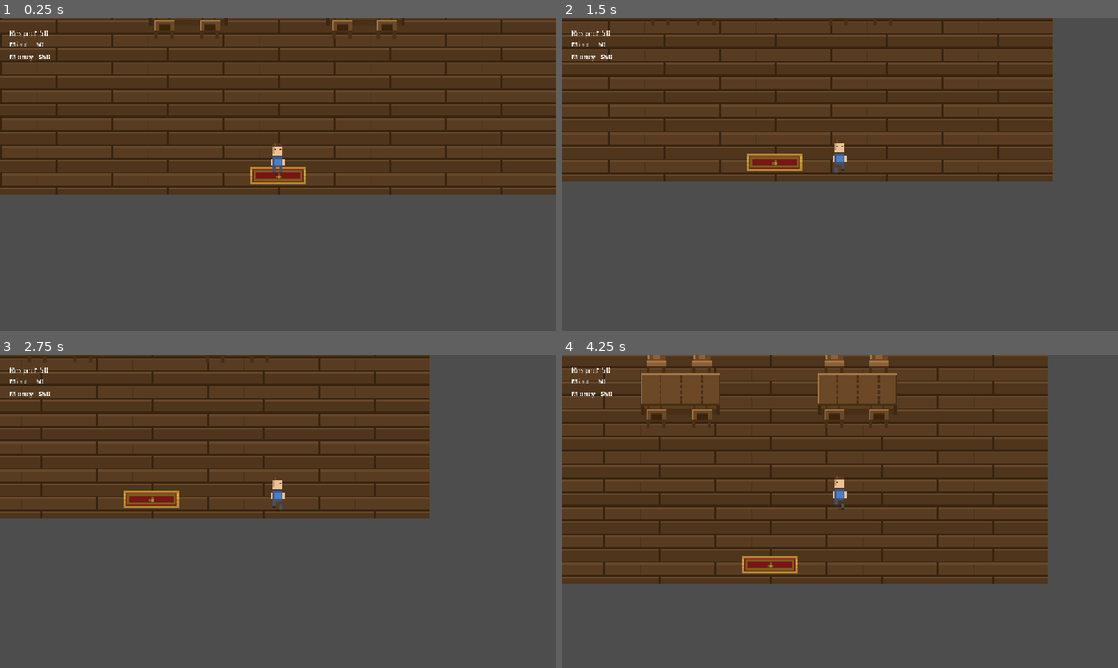
Above: before the commit, frames 1-4 (two rows, left to right).
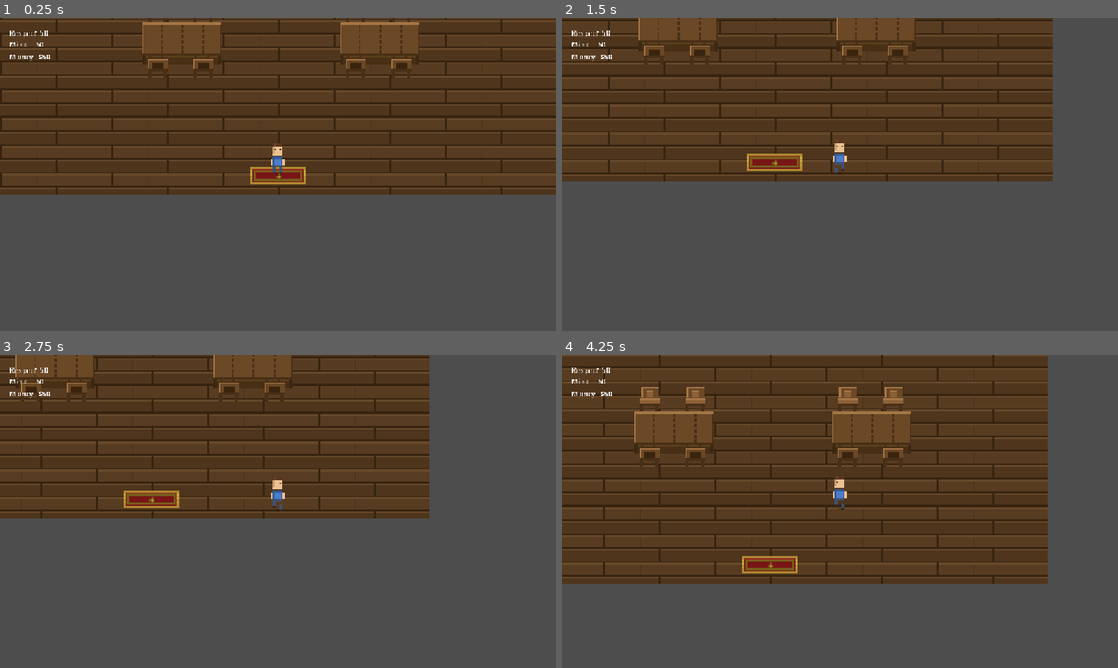
Above: after the commit, the same moments.

Repository: daniilbug/Drunkheads
Game: Godot game, scene res://scenes/hub/bar.tscn
Same seed, same stepped clock (60 frames per second), same inputs: the game is played once before the commit and once after it. This scene is started directly instead of the project's main scene.
Inputs:
- Up to frame 1 (0.25 s): no input
- Up to frame 2 (1.5 s): tap Enter at 0.5 s; hold D (right) 0.53-1.28 s; hold E (interact) 0.53-1.28 s; hold S (down) from 1.28 s (still down); tap E (interact) at 1.35 s
- Up to frame 3 (2.75 s): tap Space at 2 s; release S (down) at 2.03 s; hold D (right) from 2.03 s (still down); hold Q (take) from 2.03 s (still down); tap E (interact) at 2.3 s
- Up to frame 4 (4.25 s): release D (right) at 2.78 s; release Q (take) at 2.78 s; hold W (up) 2.78-3.53 s; tap E (interact) at 2.85 s; hold A (left) from 3.53 s (still down); hold E (interact) from 3.53 s (still down)

The runs differ from the first frame. In frame 1, 2.1% of the frame differs, in the area x 25-76%, y 0-20%; in frame 2, 1.2%; in frame 3, 1.2%; in frame 4, 4.2%, in the area x 13-63%, y 0-36%.

Commit message:
Add dance floor with controller

Diff:
--- a/scenes/hub/bar.tscn
+++ b/scenes/hub/bar.tscn
@@ -5,11 +5,13 @@
 [ext_resource type="PackedScene" uid="uid://b5mayw2wvyc5g" path="res://scenes/hub/welcome_zone.tscn" id="4_wulp6"]
 [ext_resource type="Texture2D" uid="uid://ck1whxc3d1w5c" path="res://assets/sprites/bar_bg.png" id="5_bar_bg"]
 [ext_resource type="PackedScene" uid="uid://bdl3xq7nt8huj" path="res://scenes/hub/bar/plant.tscn" id="5_fcf0i"]
+[ext_resource type="PackedScene" uid="uid://dck66yt4prbuv" path="res://scenes/hub/bar/dance_floor.tscn" id="5_sm57a"]
 [ext_resource type="Texture2D" uid="uid://bjjar8xskv6s1" path="res://assets/sprites/bar_floor.png" id="6_bar_floor"]
 [ext_resource type="PackedScene" uid="uid://fixpgx736rri" path="res://scenes/hub/bar/boombox.tscn" id="6_ml76i"]
 [ext_resource type="PackedScene" uid="uid://bcv5xmti8v4pp" path="res://scenes/hub/table.tscn" id="7_table_group"]
 [ext_resource type="PackedScene" uid="uid://wbgbdugtw7ni" path="res://scenes/hub/bar/table_football.tscn" id="8_5617e"]
 [ext_resource type="PackedScene" uid="uid://brrb1kdp2f7ys" path="res://scenes/hub/bar/neon_sign.tscn" id="8_m6do7"]
+[ext_resource type="PackedScene" uid="uid://dni4iowfhpsa3" path="res://scenes/hub/bar/dance_floor_controller.tscn" id="10_hh557"]
 [ext_resource type="PackedScene" uid="uid://ecv8ygkcr5r3" path="res://scenes/hub/bar/menu.tscn" id="11_kpgvg"]
 
 [sub_resource type="RectangleShape2D" id="RectangleShape2D_wallH"]
@@ -63,6 +65,9 @@
 [node name="WelcomeZone" parent="." unique_id=862362952 instance=ExtResource("4_wulp6")]
 position = Vector2(160.25, 316.75)
 
+[node name="DanceFloor" parent="." unique_id=549599653 instance=ExtResource("5_sm57a")]
+position = Vector2(161, 169.75)
+
 [node name="YSort" type="Node2D" parent="." unique_id=1256478703]
 y_sort_enabled = true
 
@@ -78,6 +83,9 @@
 [node name="Boombox" parent="YSort" unique_id=1333916304 instance=ExtResource("6_ml76i")]
 position = Vector2(177, 31.25)
 
+[node name="DanceFloorController" parent="YSort" unique_id=592976851 instance=ExtResource("10_hh557")]
+position = Vector2(97, 30.75)
+
 [node name="TableFootball" parent="YSort" unique_id=764347753 instance=ExtResource("8_5617e")]
 position = Vector2(283.25, 58.25)
 
@@ -85,22 +93,22 @@
 position = Vector2(178.75, 7.75)
 
 [node name="Table1" parent="YSort" unique_id=1278514681 instance=ExtResource("7_table_group")]
-position = Vector2(108.25, 93)
+position = Vector2(104.5, 101)
 
 [node name="Table2" parent="YSort" unique_id=2009390461 instance=ExtResource("7_table_group")]
-position = Vector2(212, 94.5)
+position = Vector2(215.5, 100.75)
 
 [node name="Table3" parent="YSort" unique_id=418421417 instance=ExtResource("7_table_group")]
-position = Vector2(107.25, 156.25)
+position = Vector2(72.25, 169)
 
 [node name="Table4" parent="YSort" unique_id=1562237625 instance=ExtResource("7_table_group")]
-position = Vector2(211, 158.25)
+position = Vector2(249.25, 169)
 
 [node name="Table5" parent="YSort" unique_id=1362264130 instance=ExtResource("7_table_group")]
-position = Vector2(108.25, 218.5)
+position = Vector2(103.75, 241.25)
 
 [node name="Table6" parent="YSort" unique_id=2097257504 instance=ExtResource("7_table_group")]
-position = Vector2(210, 219.25)
+position = Vector2(217.5, 241)
 
 [node name="HUD" type="CanvasLayer" parent="." unique_id=574862558]
 
@@ -132,6 +140,8 @@
 offset_top = -64.0
 offset_right = 320.0
 offset_bottom = -16.0
+grow_horizontal = 2
+grow_vertical = 0
 horizontal_alignment = 1
 
 [node name="Spawner" type="MultiplayerSpawner" parent="." unique_id=731340413]
--- /dev/null
+++ b/scenes/hub/bar/dance_floor.tscn
@@ -0,0 +1,31 @@
+[gd_scene format=3 uid="uid://dck66yt4prbuv"]
+
+[ext_resource type="Script" uid="uid://e6b5l6htm2x1" path="res://scripts/hub/bar/dance_floor.gd" id="1_d0mg5"]
+[ext_resource type="Texture2D" uid="uid://b6w0jv8hdjcrq" path="res://assets/sprites/dance_floor.png" id="1_j8unq"]
+
+[sub_resource type="RectangleShape2D" id="RectangleShape2D_d0mg5"]
+size = Vector2(48, 48)
+
+[sub_resource type="SceneReplicationConfig" id="SceneReplicationConfig_d0mg5"]
+properties/0/path = NodePath(".:mode")
+properties/0/spawn = true
+properties/0/replication_mode = 2
+
+[node name="DanceFloor" type="Node2D" unique_id=549599653]
+script = ExtResource("1_d0mg5")
+
+[node name="Sprite" type="Sprite2D" parent="." unique_id=782230232]
+texture = ExtResource("1_j8unq")
+hframes = 5
+
+[node name="Area" type="Area2D" parent="." unique_id=64172543]
+collision_mask = 0
+
+[node name="Shape" type="CollisionShape2D" parent="Area" unique_id=2136695537]
+shape = SubResource("RectangleShape2D_d0mg5")
+
+[node name="MultiplayerSynchronizer" type="MultiplayerSynchronizer" parent="." unique_id=2108897858]
+replication_config = SubResource("SceneReplicationConfig_d0mg5")
+
+[connection signal="body_entered" from="Area" to="." method="_on_area_body_entered"]
+[connection signal="body_exited" from="Area" to="." method="_on_area_body_exited"]
--- /dev/null
+++ b/scenes/hub/bar/dance_floor_controller.tscn
@@ -0,0 +1,32 @@
+[gd_scene format=3 uid="uid://fo6qjo8d38ac"]
+
+[ext_resource type="Script" uid="uid://usy8mvcr7vcr" path="res://scripts/hub/bar/dance_floor_controller.gd" id="1_7n1dm"]
+[ext_resource type="Texture2D" uid="uid://cq8nflirl1bew" path="res://assets/sprites/dance_floor_controller.png" id="1_y33kc"]
+
+[sub_resource type="CircleShape2D" id="CircleShape2D_7n1dm"]
+
+[sub_resource type="SceneReplicationConfig" id="SceneReplicationConfig_7n1dm"]
+properties/0/path = NodePath(".:position")
+properties/0/spawn = true
+properties/0/replication_mode = 1
+properties/1/path = NodePath(".:mode")
+properties/1/spawn = true
+properties/1/replication_mode = 2
+properties/2/path = NodePath("Sprite:position")
+properties/2/spawn = true
+properties/2/replication_mode = 1
+
+[node name="DanceFloorController" type="Node2D" unique_id=1964212012]
+script = ExtResource("1_7n1dm")
+
+[node name="Sprite" type="Sprite2D" parent="." unique_id=83269075]
+texture = ExtResource("1_y33kc")
+hframes = 4
+
+[node name="Area" type="Area2D" parent="." unique_id=1599528541]
+
+[node name="Shape" type="CollisionShape2D" parent="Area" unique_id=1948925899]
+shape = SubResource("CircleShape2D_7n1dm")
+
+[node name="MultiplayerSynchronizer" type="MultiplayerSynchronizer" parent="." unique_id=227178755]
+replication_config = SubResource("SceneReplicationConfig_7n1dm")
--- a/scenes/hub/player.tscn
+++ b/scenes/hub/player.tscn
@@ -15,13 +15,13 @@
 properties/0/replication_mode = 1
 properties/1/path = NodePath("Sprite:frame")
 properties/1/spawn = true
-properties/1/replication_mode = 1
+properties/1/replication_mode = 2
 properties/2/path = NodePath(".:is_sitting")
 properties/2/spawn = true
 properties/2/replication_mode = 2
 properties/3/path = NodePath(".:direction")
 properties/3/spawn = true
-properties/3/replication_mode = 1
+properties/3/replication_mode = 2
 
 [node name="Player" type="CharacterBody2D" unique_id=1474730025]
 script = ExtResource("1_player")
@@ -36,7 +36,7 @@
 centered = false
 offset = Vector2(-6, -20)
 hframes = 4
-vframes = 8
+vframes = 10
 
 [node name="Hands" type="Node2D" parent="." unique_id=1124817726]
 position = Vector2(0.03440857, -7.993946)
--- a/scripts/core/level.gd
+++ b/scripts/core/level.gd
@@ -96,7 +96,6 @@
 
 @rpc("any_peer", "reliable")
 func _request_pickup(name: String) -> void:
-	print("rpc pickup")
 	if not multiplayer.is_server():
 		return
 	_handle_pickup(multiplayer.get_remote_sender_id(), name)
--- a/scripts/hub/bar.gd
+++ b/scripts/hub/bar.gd
@@ -6,6 +6,9 @@
 @onready var menu_item_spawn: Node2D = $MenuItemSpawn
 @onready var bartender: Bartender = $YSort/Bartender
 @onready var boombox: Boombox = $YSort/Boombox
+@onready var dance_floor_controller: DanceFloorController = $YSort/DanceFloorController
+@onready var dance_floor: DanceFloor = $DanceFloor
+
 @onready var respect_label: Label = $HUD/Stats/RespectLabel
 @onready var mind_label: Label = $HUD/Stats/MindLabel
 @onready var money_label: Label = $HUD/Stats/MoneyLabel
@@ -20,6 +23,8 @@
 
 	if multiplayer.is_server():
 		boombox.drop(bartender.boombox_place)
+		dance_floor_controller.on_mode_change.connect(func(mode: int): dance_floor.set_mode(mode))
+		dance_floor_controller.drop(bartender.dance_floor_controller_place)
 
 func _init_local_player(player: Player) -> void:
 	super._init_local_player(player)
--- a/scripts/hub/bar/bartender.gd
+++ b/scripts/hub/bar/bartender.gd
@@ -7,6 +7,7 @@
 @onready var menu_item_area: Area2D = $MenuItemArea
 
 @onready var boombox_place = $DropPlaces/DropPlace1
+@onready var dance_floor_controller_place = $DropPlaces/DropPlace7
 @onready var order_place = $DropPlaces/OrderPlace
 
 var _anim_t := 0.0
--- /dev/null
+++ b/scripts/hub/bar/dance_floor.gd
@@ -0,0 +1,52 @@
+class_name DanceFloor
+extends Node2D
+
+@onready var sprite: Sprite2D = $Sprite
+@onready var area: Area2D = $Area
+
+@export var mode: int = 0:
+	set(value):
+		mode = value
+		_update_collision()
+		_update_animation()
+
+var _tween: Tween
+
+func _enter_tree() -> void:
+	set_multiplayer_authority(1, true)
+
+func set_mode(mode: int) -> void:
+	if multiplayer.is_server():
+		self.mode = mode
+	else:
+		_remote_set_mode(mode)
+
+@rpc("any_peer", "reliable")
+func _remote_set_mode(mode: int) -> void:
+	if not multiplayer.is_server():
+		return
+	self.mode = mode
+
+func _update_collision():
+	if mode > 0:
+		area.collision_mask = 1
+	else:
+		area.collision_mask = 0
+
+func _update_animation():
+	if _tween:
+		_tween.kill()
+	if mode > 0:
+		_tween = create_tween().set_loops()
+		_tween.tween_interval(0.5 / mode)
+		_tween.tween_callback(func(): sprite.frame = max(1, (sprite.frame + 1) % sprite.hframes))
+	else:
+		sprite.frame = 0
+
+func _on_area_body_entered(body: Node2D) -> void:
+	if body is Player:
+		body.is_dancing = true
+
+func _on_area_body_exited(body: Node2D) -> void:
+	if body is Player:
+		body.is_dancing = false
--- /dev/null
+++ b/scripts/hub/bar/dance_floor_controller.gd
@@ -0,0 +1,30 @@
+class_name DanceFloorController
+extends Draggable
+
+signal on_mode_change(mode: int)
+
+const MODES = 4
+
+@export var mode: int = 0:
+	set(value):
+		mode = value
+		sprite.frame = mode
+
+func _ready() -> void:
+	sprite = $Sprite
+
+func next_mode() -> void:
+	if multiplayer.is_server():
+		_local_next_mode()
+	else:
+		_remote_next_mode.rpc_id(get_multiplayer_authority())
+
+@rpc("any_peer", "reliable")
+func _remote_next_mode() -> void:
+	if not multiplayer.is_server():
+		return
+	_local_next_mode()
+
+func _local_next_mode() -> void:
+	mode = (mode + 1) % MODES
+	on_mode_change.emit(mode)
--- a/scripts/hub/player.gd
+++ b/scripts/hub/player.gd
@@ -4,26 +4,43 @@
 const SPEED := 200.0
 const FPS_WALK := 8.0
 
-const ROW_WALK_S := 0
-const ROW_WALK_N := 1
-const ROW_WALK_W := 2
-const ROW_WALK_E := 3
-const ROW_IDLE   := 4
-const ROW_SIT    := 5
+const ROW_WALK_S  := 0
+const ROW_WALK_N  := 1
+const ROW_WALK_W  := 2
+const ROW_WALK_E  := 3
+const ROW_IDLE    := 4
+const ROW_SIT     := 5
 const ROW_DRINK   := 6
 const ROW_DRINK_N := 7
+const ROW_DANCE   := 8
+const ROW_DANCE_N := 9
 
 @export var player_data: PlayerData
 @export var is_sitting := false
 @export var seated_chair: Chair = null
 @export var peer_id: int = 0
+
+@export var is_dancing := false:
+	set(value):
+		is_dancing = value
+		if is_node_ready():
+			if value:
+				_start_dance_animation()
+			else:
+				_stop_dance_animation()
+
+@export var direction := Vector2.DOWN:
+	set(value):
+		var old_value = direction
+		direction = value
+		if old_value != value:
+			_on_direction_change(value)
 
 @onready var sprite: Sprite2D = $Sprite
 @onready var hands: Node2D = $Hands
 @onready var interaction_area: Area2D = $InteractionArea
 @onready var synchronizer: MultiplayerSynchronizer = $MultiplayerSynchronizer
 @onready var camera: Camera2D = $Camera
-var direction := Vector2.DOWN
 
 var _hands_item: Draggable = null
 
@@ -32,6 +49,7 @@
 var _is_walking := false
 var _idle_tween: Tween
 var _drunk_tween: Tween
+var _dance_tween: Tween
 
 signal drink_action_requested(drink_name: String)
 
@@ -56,14 +74,12 @@
 func _physics_process(delta: float) -> void:
 	if not is_multiplayer_authority():
 		return
-
 	if is_sitting:
 		velocity = Vector2.ZERO
 		return
 
 	var dir := Input.get_vector("left", "right", "up", "down")
 	velocity = dir * SPEED
-
 	var walking := dir != Vector2.ZERO
 	if walking != _is_walking:
 		_is_walking = walking
@@ -76,7 +92,6 @@
 			_idle_tween.play()
 			_anim_row = _dir_to_idle_row(direction)
 			sprite.frame = _anim_row * 4
-
 	if walking:
 		direction = dir
 		_anim_t += delta
@@ -85,8 +100,28 @@
 		elif not is_zero_approx(dir.y):
 			_anim_row = ROW_WALK_S if dir.y > 0 else ROW_WALK_N
 		sprite.frame = _anim_row * 4 + (int(_anim_t * FPS_WALK) % 4)
-
 	move_and_slide()
+
+func _on_direction_change(direction: Vector2) -> void:
+	if is_dancing:
+		_stop_dance_animation()
+		_start_dance_animation()
+
+func _start_dance_animation() -> void:
+	var dance_row := ROW_DANCE_N if direction.y < 0 else ROW_DANCE
+	var sprite_row_start_frame = dance_row * sprite.hframes
+	sprite.frame = sprite_row_start_frame
+	_dance_tween = create_tween().set_loops()
+	_dance_tween.tween_interval(0.5)
+	_dance_tween.tween_callback(
+		func(): sprite.frame = sprite_row_start_frame + (sprite.frame + 1) % sprite.hframes
+	)
+
+func _stop_dance_animation() -> void:
+	if _dance_tween:
+		_dance_tween.kill()
+		_dance_tween = null
+	_start_idle_bob()
 
 func _dir_to_idle_row(d: Vector2) -> int:
 	if absf(d.x) >= absf(d.y):
@@ -114,9 +149,12 @@
 			var chair = owner_node as Chair
 			if not chair.is_occupied:
 				_sit_in(chair)
-				return
+			return
 		elif owner_node is Boombox:
 			owner_node.switch()
+			return
+		elif owner_node is DanceFloorController:
+			owner_node.next_mode()
 			return
 		elif _hands_item != null:
 			_hands_interact()
@@ -163,6 +201,8 @@
 		_drink(drink)
 	elif _hands_item is Boombox:
 		_hands_item.switch()
+	elif _hands_item is DanceFloorController:
+		_hands_item.next_mode()
 
 func _drink(drink: Drink) -> void:
 	if drink.parts == 0:
Binary file added: assets/sprites/dance_floor.png
Binary file added: assets/sprites/dance_floor_controller.png
Binary file changed: assets/sprites/menu.png
Binary file changed: assets/sprites/player.png
Not shown: 1 places in scenes/hub/bar/menu.tscn that only renumber resources
Not shown, changed: tools/gen_sprites.py
